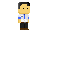
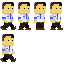
Comparing the layer stacks of the two 64×64 images. Changes:
renamed "Frame 5" to "WalkingAnimation", moved it out of group "Walking_Animation", painted on it over box(0, 2, 63, 62)
hid "Frame 1 OG" over box(18, 8, 30, 30)
hid "Background" over box(0, 2, 63, 62)
